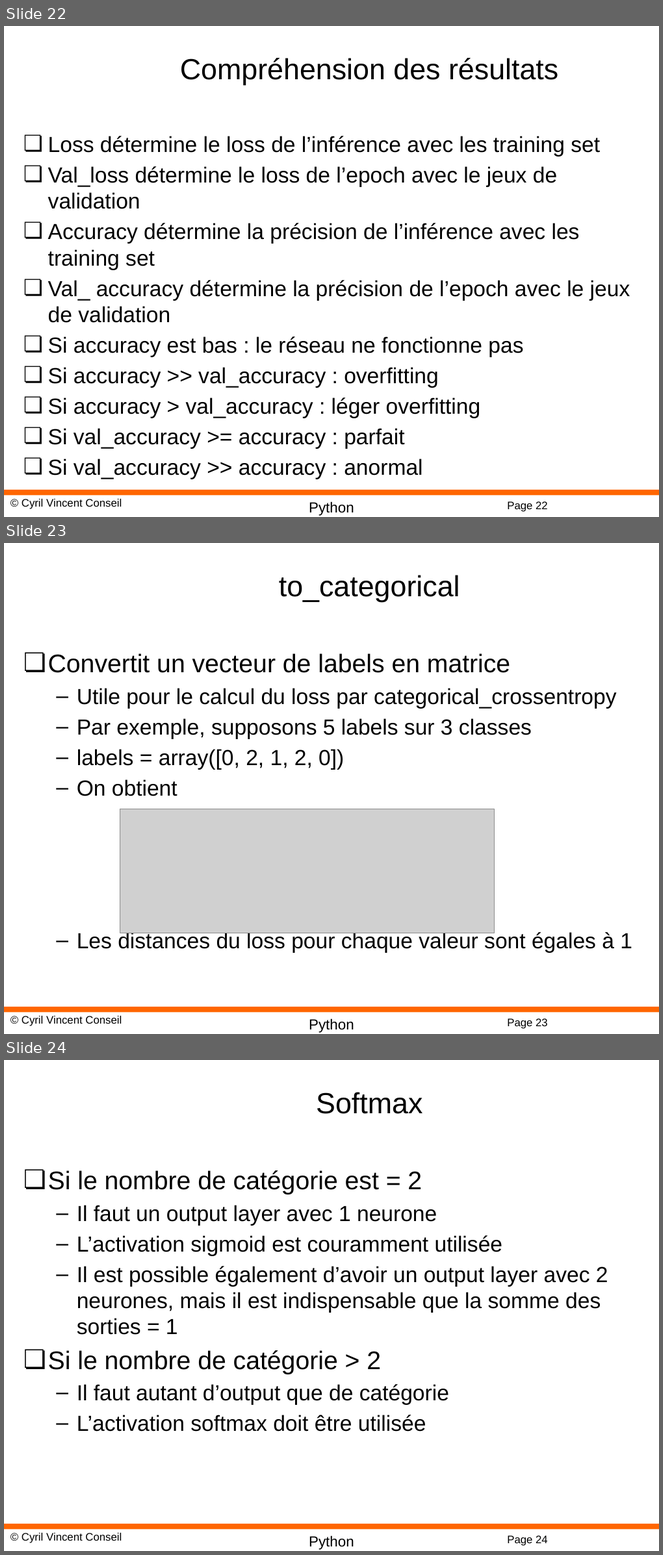
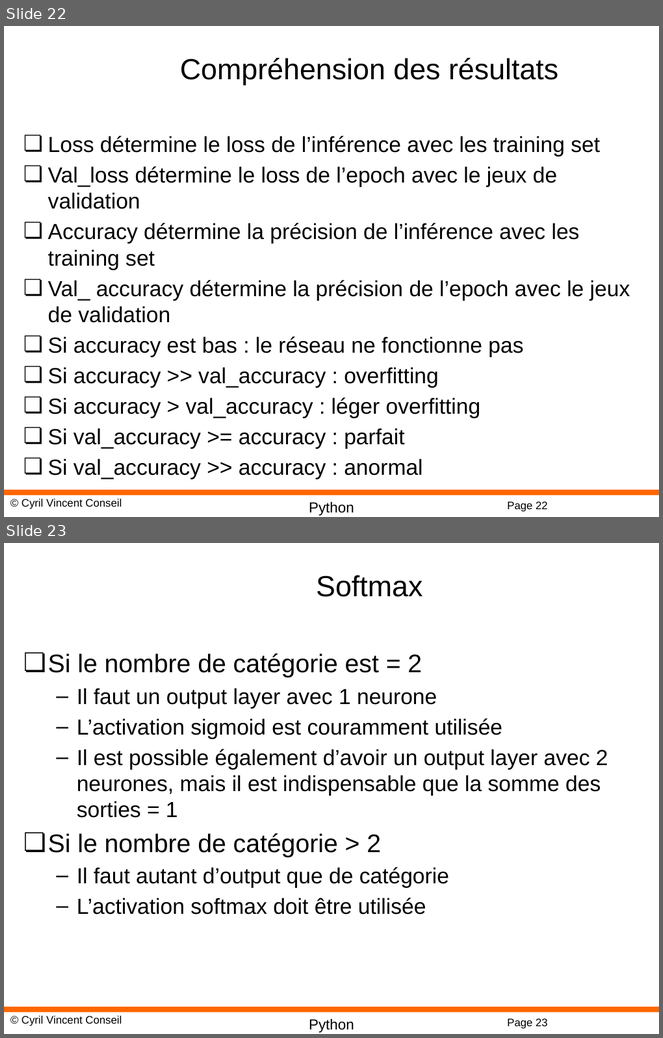
Before and after one commit to cyrilvincent/ML, a slide deck: PPT/DeepLearning09-Keras.pptx. Shown one above the other, each under a label of ours: slides 22, 23 and 24 before the commit, slides 22 and 23 after it. The pictures are 663x1555 and 663x1038 pixels, drawn with LibreOffice and Linux fonts; fonts in the diff are those of the drawing; grey boxes stand for pictures; background and template pictures are left out. Boxes give left, top, right and bottom in pixels: in the first picture for what was removed or moved away, otherwise in the second. Text is boxed around its words. In the diff, an @@ line names an element or a change of style, - is before the commit and + after.

```diff
--- a/PPT/DeepLearning09-Keras.pptx
+++ b/PPT/DeepLearning09-Keras.pptx
@@ slide 23 removed at [4, 543, 659, 1034], background #FFFFFF; not listed: 4 template elements that a slide beside it also shows @@
@@ title removed at [279, 575, 460, 602] @@
-to_categorical
@@ text removed at [48, 653, 633, 953] @@
-❏ Convertit un vecteur de labels en matrice
-  – Utile pour le calcul du loss par categorical_crossentropy
-  – Par exemple, supposons 5 labels sur 3 classes
-  – labels = array([0, 2, 1, 2, 0])
-  – On obtient
-  – Les distances du loss pour chaque valeur sont égales à 1
@@ picture removed at [120, 809, 494, 933] @@
@@ what was slide 24 is now slide 23 @@
@@ page number at [507, 1019, 548, 1029]: text changed @@
-Page 24
+Page 23
```
Also in this commit, not shown: 4 other files.
